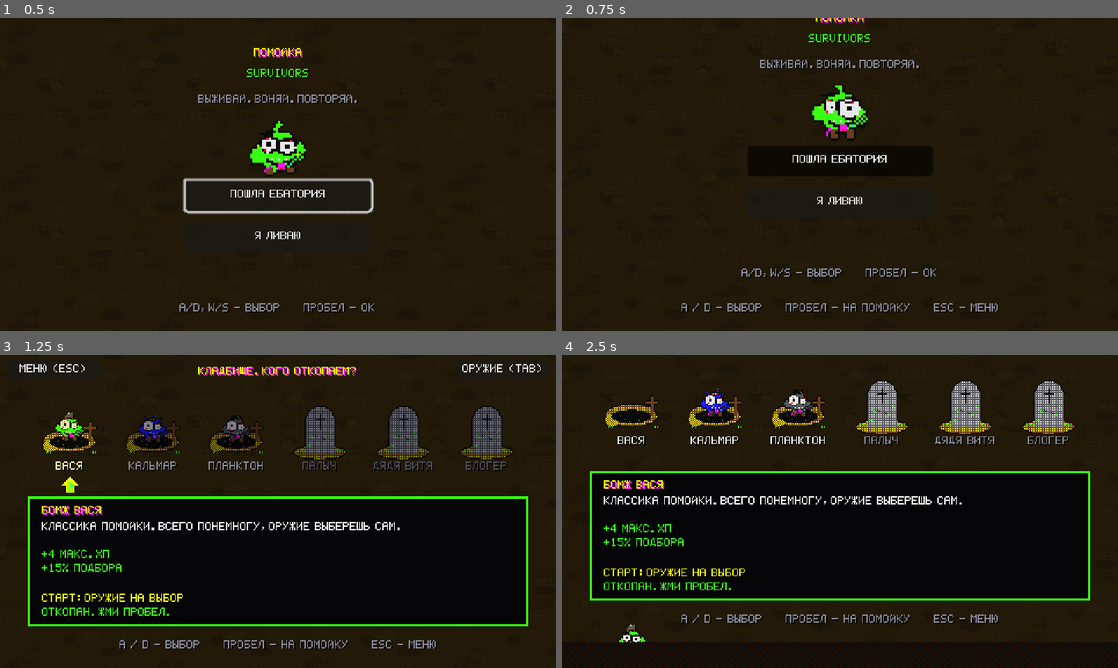
Above: before the commit, frames 1-4 (two rows, left to right).
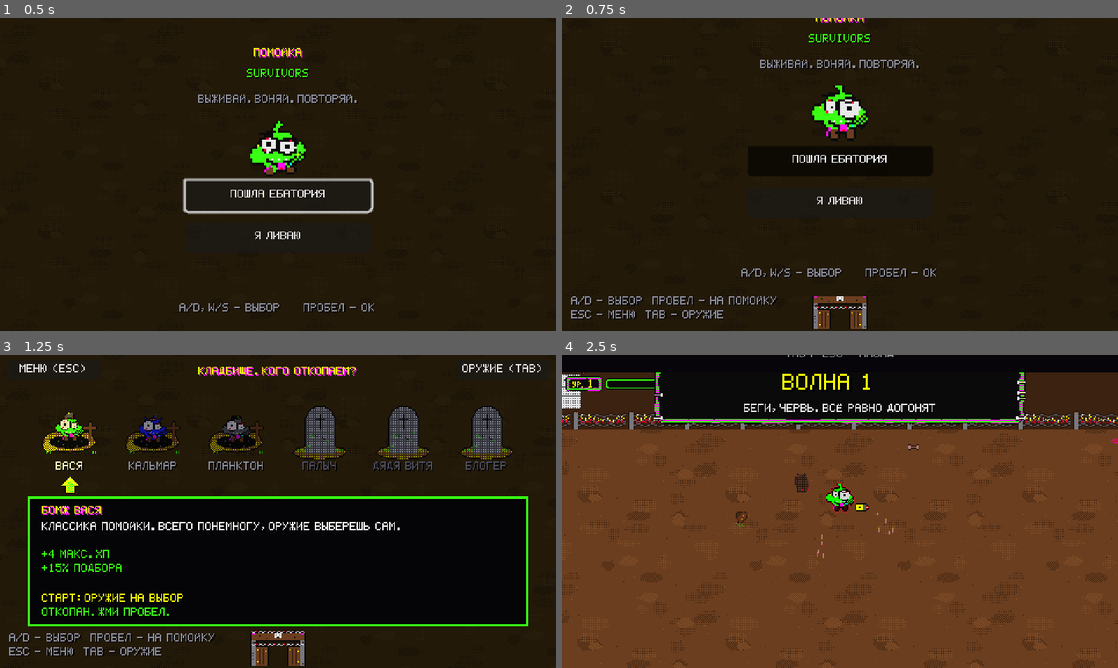
Above: after the commit, the same moments.

Repository: Gepackstuck/Stinky_Dumpster_Survivors
Game: Godot game, scene res://tools/smoke/flow_test.tscn
Two runs of this game, one before a commit and one after it. Both use one fixed random seed, a clock stepped at 60 frames per second and the inputs below. This scene is started directly instead of the project's main scene.
Inputs (mouse positions are in pixels of both pictures, inside the frame that each line leads up to):
- Up to frame 1 (0.5 s): no input
- Up to frame 2 (0.75 s): click "ПОШЛА ЕБАТОРИЯ" at 0.5 s
- Up to frame 3 (1.25 s): no input
- Up to frame 4 (2.5 s): tap Enter at 1.25 s; move the mouse to (962, 495) at 1.27 s; hold D (move_right) 1.28-2.03 s; tap Tab at 1.35 s; tap Space (ui_accept) at 1.52, 2.27 s; move the mouse to (728, 527) at 2.02 s; hold S (move_down) from 2.03 s (still down); tap R at 2.1 s

Frame 1 is identical in both runs. In frame 2, 2.1% of the frame differs, in the area x 1-79%, y 88-100%; in frame 3, 2.1%; in frame 4, 91%, in the area x 0-100%, y 0-100%.
Error after the commit: Cannot call method 'queue_free' on a previously freed instance. (res://tools/smoke/flow_runner.gd:25)

Commit message:
Ворота и бесшовная петля кладбище-арена, книга оружия непрозрачная
Co-Authored-By: Claude Sonnet 5.5 <noreply@anthropic.com>
Claude-Session: https://claude.ai/code/session_01GvQcLtpmeq9xDjqGAM3qCT

Diff:
--- a/scripts/autoload/scene_flow.gd
+++ b/scripts/autoload/scene_flow.gd
@@ -6,6 +6,7 @@
 const SLIDE_SEC: float = 0.55
 
 var _busy: bool = false
+var from_arena: bool = false   # на кладбище пришли через ворота арены: герой входит оттуда
 
 
 func _ready() -> void:
@@ -13,7 +14,9 @@
 	process_mode = Node.PROCESS_MODE_ALWAYS
 
 
-## direction: DOWN - камера едет вниз (старый кадр уходит вверх), UP - вверх, ZERO - просто затемнение.
+## Кладбище стоит ПОД ареной. direction: старый кадр уезжает в сторону, противоположную движению камеры:
+## на арену (камера вверх) старый кадр уходит ВНИЗ (передать Vector2.UP), с арены на кладбище - вверх (Vector2.DOWN).
+## Vector2.ZERO - просто затемнение.
 func go(path: String, direction: Vector2 = Vector2.DOWN) -> void:
 	if _busy:
 		return
--- a/scripts/levels/main_level.gd
+++ b/scripts/levels/main_level.gd
@@ -1,5 +1,7 @@
 extends ColorRect
 ## Корень уровня. Сбрасывает состояние забега, задаёт размер арены, ставит игрока в центр.
+
+const ENTER_SEC: float = 0.8
 
 @onready var _player: Node2D = $Player
 
@@ -11,14 +13,41 @@
 
 func _ready() -> void:
 	size = Vector2(Balance.ARENA_SIZE, Balance.ARENA_SIZE)
-	_player.position = size / 2.0
+	_enter_from_top()
 	add_child(CompanionManager.new())
+	EventBus.run_won.connect(_open_gate)
 	if not GameState.weapons.is_empty():
 		# у персонажа своё стартовое оружие: выдаём его и запускаем 1-ю волну без выбора
 		EventBus.weapons_changed.emit()
 		EventBus.perk_chosen.emit(StringName("w_" + String(GameState.weapons[0]["id"])))
 
 
+## Герой приходит сверху арены (с кладбища) и идёт к центру; пока идёт, управление заблокировано.
+func _enter_from_top() -> void:
+	var center: Vector2 = size / 2.0
+	_player.position = Vector2(center.x, 6.0)
+	var animator: FrameAnimatorComponent = _player.get_node_or_null("FrameAnimator") as FrameAnimatorComponent
+	_player.set_physics_process(false)
+	if animator != null:
+		animator.row = 2
+		animator.active = true
+	var tween: Tween = create_tween()
+	tween.tween_property(_player, "position", center, ENTER_SEC)
+	await tween.finished
+	_player.set_physics_process(true)
+
+
+## Босс убит: внизу арены открываются ворота на кладбище.
+func _open_gate() -> void:
+	get_tree().paused = false
+	var gate: Node2D = Node2D.new()
+	gate.set_script(preload("res://scripts/levels/win_gate.gd"))
+	gate.position = Vector2(size.x * 0.5, size.y)
+	add_child(gate)
+	HitFx.popup(get_tree(), _player.global_position + Vector2(0.0, -20.0), FlavorText.random_win(), Color(0.968627, 1.0, 0.0), 18.0, 2.5)
+	HitFx.popup(get_tree(), _player.global_position + Vector2(0.0, 8.0), "ВАЛИ В ВОРОТА ВНИЗУ", Color(0.2235, 1.0, 0.0784), 14.0, 3.0)
+
+
 func _unhandled_input(event: InputEvent) -> void:
 	if event.is_action_pressed(&"toggle_fullscreen"):
 		var is_full: bool = DisplayServer.window_get_mode() == DisplayServer.WINDOW_MODE_FULLSCREEN
--- /dev/null
+++ b/scripts/levels/win_gate.gd
@@ -0,0 +1,42 @@
+extends Node2D
+## Ворота на нижней границе арены: появляются после победы над боссом. Войдёшь - бесшовно выходишь на кладбище.
+
+const GRAVEYARD: String = "res://scenes/ui/graveyard.tscn"
+const HALF_WIDTH: float = 16.0
+
+var _player: Node2D = null
+var _done: bool = false
+var _time: float = 0.0
+var _hint: Label = null
+
+
+func _ready() -> void:
+	z_index = 4
+	var sprite: Sprite2D = Sprite2D.new()
+	sprite.texture = CharacterLibrary.load_texture("res://assets/sprites/gate.png")
+	sprite.texture_filter = CanvasItem.TEXTURE_FILTER_NEAREST
+	sprite.position = Vector2(0.0, -16.0)
+	add_child(sprite)
+	_hint = Label.new()
+	_hint.text = "ВЫХОД"
+	_hint.position = Vector2(-20.0, -44.0)
+	_hint.size = Vector2(40.0, 10.0)
+	_hint.horizontal_alignment = HORIZONTAL_ALIGNMENT_CENTER
+	_hint.add_theme_color_override(&"font_color", Color(0.968627, 1.0, 0.0))
+	_hint.add_theme_color_override(&"font_shadow_color", Color(1.0, 0.0627451, 0.941176))
+	_hint.add_theme_constant_override(&"shadow_offset_x", 1)
+	_hint.add_theme_constant_override(&"shadow_offset_y", 1)
+	add_child(_hint)
+	_player = get_tree().get_first_node_in_group(&"player") as Node2D
+
+
+func _process(delta: float) -> void:
+	_time += delta
+	_hint.modulate.a = 0.6 + 0.4 * sin(_time * 6.0)
+	if _done or _player == null:
+		return
+	var local: Vector2 = _player.global_position - global_position
+	if local.y > -14.0 and absf(local.x) < HALF_WIDTH:
+		_done = true
+		SceneFlow.from_arena = true
+		SceneFlow.go(GRAVEYARD, Vector2.DOWN)
--- a/scripts/systems/character_library.gd
+++ b/scripts/systems/character_library.gd
@@ -81,3 +81,11 @@
 		return load(path) as Texture2D
 	var image: Image = Image.load_from_file(ProjectSettings.globalize_path(path))
 	return ImageTexture.create_from_image(image) if image != null else null
+
+
+## Текстура по пути; если редактор ещё не импортировал свежий PNG - читаем файл напрямую.
+static func load_texture(path: String) -> Texture2D:
+	if ResourceLoader.exists(path):
+		return load(path) as Texture2D
+	var image: Image = Image.load_from_file(ProjectSettings.globalize_path(path))
+	return ImageTexture.create_from_image(image) if image != null else null
--- a/scripts/ui/death_screen.gd
+++ b/scripts/ui/death_screen.gd
@@ -101,7 +101,7 @@
 
 
 func _on_run_won() -> void:
-	_show_result(FlavorText.random_win())
+	pass   # победа: на арене открываются ворота (main_level.gd), панель не нужна
 
 
 func _show_result(title: String, died: bool = false) -> void:
@@ -119,7 +119,8 @@
 
 
 func _on_retry() -> void:
-	SceneFlow.go("res://scenes/ui/graveyard.tscn", Vector2.UP)
+	SceneFlow.from_arena = true
+	SceneFlow.go("res://scenes/ui/graveyard.tscn", Vector2.DOWN)
 
 
 ## Каждая смерть — новый фон: случайная рамка и случайные декорации с границы арены, кроме зоны панели.
--- a/scripts/ui/graveyard.gd
+++ b/scripts/ui/graveyard.gd
@@ -9,6 +9,9 @@
 const SCREEN: Vector2 = Vector2(480.0, 270.0)
 const WALK_SEC: float = 0.8   # герой вылезает из ямы и идёт вниз к арене
 const GRAVE_TOP: float = 34.0
+const GATE_POS: Vector2 = Vector2(240.0, 252.0)   # ворота на арену: внизу по центру (арена под кладбищем в бесконечной петле)
+var _gate_tex: Texture2D = CharacterLibrary.load_texture("res://assets/sprites/gate.png")
+const ARRIVE_SEC: float = 1.0
 const GRAVE_STEP: float = 72.0
 const GRAVE_W: float = 48.0
 const GROUND: Texture2D = preload("res://assets/sprites/ground_tile.png")
@@ -41,6 +44,10 @@
 var _book: Control = null
 var _walker: Node2D = null
 var _walk_time: float = 0.0
+var _walk_from: Vector2 = Vector2.ZERO
+var _arriving: bool = false
+var _speech: Label = null
+var _speech_left: float = 0.0
 
 
 func _ready() -> void:
@@ -62,6 +69,20 @@
 	_build_menu_button()
 	_refresh()
 	Profile.announce(_fresh)
+	if SceneFlow.from_arena and Profile.is_unlocked(_ids[_selected]):
+		SceneFlow.from_arena = false
+		_start_arrival.call_deferred()
+
+
+## Герой вернулся с арены: выходит из ворот и идёт к своей яме.
+func _start_arrival() -> void:
+	_leaving = true
+	_arriving = true
+	_walker = _sitters[_selected]
+	_walk_from = Vector2(240.0, -24.0)   # приходит сверху экрана
+	_say("ОХ БЛЯТЬ")
+	_walk_time = 0.0
+	_arrow.hide()
 
 
 func _build_menu_button() -> void:
@@ -96,6 +117,14 @@
 		SceneFlow.go(MENU_SCENE, Vector2.UP)
 
 
+## Реплика героя над головой (исчезает сама).
+func _say(text: String) -> void:
+	var label: Label = _label(text, Vector2(0.0, 0.0), 80.0, YELLOW, HORIZONTAL_ALIGNMENT_CENTER)
+	label.z_index = 30
+	_speech = label
+	_speech_left = 1.4
+
+
 func _build_background() -> void:
 	var back: ColorRect = ColorRect.new()
 	back.color = Color(0.05, 0.07, 0.05)
@@ -111,6 +140,12 @@
 	ground.size = SCREEN
 	ground.mouse_filter = Control.MOUSE_FILTER_IGNORE
 	add_child(ground)
+	var gate: TextureRect = TextureRect.new()
+	gate.texture = _gate_tex
+	gate.texture_filter = CanvasItem.TEXTURE_FILTER_NEAREST
+	gate.position = GATE_POS - _gate_tex.get_size() * 0.5
+	gate.mouse_filter = Control.MOUSE_FILTER_IGNORE
+	add_child(gate)
 
 
 func _label(text: String, pos: Vector2, width: float, color: Color, align: HorizontalAlignment = HORIZONTAL_ALIGNMENT_LEFT) -> Label:
@@ -217,7 +252,7 @@
 	_minus = _label("", Vector2(244.0, 168.0), 200.0, RED)
 	_weapon = _label("", Vector2(36.0, 206.0), 408.0, YELLOW)
 	_status = _label("", Vector2(36.0, 218.0), 408.0, GREEN)
-	_hint = _label("A / D - ВЫБОР     ПРОБЕЛ - НА ПОМОЙКУ     ESC - МЕНЮ", Vector2(0.0, 246.0), SCREEN.x, GREY, HORIZONTAL_ALIGNMENT_CENTER)
+	_hint = _label("A/D - ВЫБОР  ПРОБЕЛ - НА ПОМОЙКУ\nESC - МЕНЮ  TAB - ОРУЖИЕ", Vector2(8.0, 240.0), 200.0, GREY)
 
 
 func _input(event: InputEvent) -> void:
@@ -269,6 +304,7 @@
 	GameState.character = id
 	_leaving = true
 	_walker = _sitters[_selected]
+	_walk_from = _walker.global_position
 	_walk_time = 0.0
 	_arrow.hide()
 	await get_tree().create_timer(WALK_SEC).timeout
@@ -306,13 +342,34 @@
 
 func _process(delta: float) -> void:
 	_time += delta
+	if _speech != null:
+		_speech_left -= delta
+		if _speech_left <= 0.0:
+			_speech.queue_free()
+			_speech = null
 	if _walker != null:
 		_walk_time += delta
 		_walker.z_index = 20
-		_walker.position.y = 30.0 + _walk_time * 260.0
+		var span: float = ARRIVE_SEC if _arriving else WALK_SEC
+		var t: float = clampf(_walk_time / span, 0.0, 1.0)
+		var rest: Vector2 = _graves[_selected].position + Vector2(GRAVE_W * 0.5, 30.0)
+		var gate_point: Vector2 = GATE_POS + Vector2(0.0, 10.0)
+		var from: Vector2 = _walk_from
+		var to: Vector2 = rest if _arriving else gate_point
+		_walker.global_position = (from.lerp(to, t)).round()
+		if _speech != null:
+			_speech.position = _walker.global_position + Vector2(-40.0, -26.0)
+		_walker.scale = Vector2.ONE if _arriving else Vector2.ONE * (1.0 - 0.4 * t)
 		var body: Sprite2D = _walker.get_child(0) as Sprite2D
 		if body != null:
-			body.frame = 8 + int(_walk_time * 10.0) % 4
+			body.frame = (8 + int(_walk_time * 10.0) % 4) if t < 1.0 or not _arriving else 8
+		if _arriving and t >= 1.0:
+			_arriving = false
+			_leaving = false
+			_walker.scale = Vector2.ONE
+			_walker.z_index = 0
+			_walker = null
+			_arrow.show()
 		return
 	for i: int in _graves.size():
 		var chosen: bool = i == _selected
--- a/scripts/ui/weapon_book.gd
+++ b/scripts/ui/weapon_book.gd
@@ -11,10 +11,12 @@
 
 
 func _ready() -> void:
-	set_anchors_preset(Control.PRESET_FULL_RECT)
+	size = Vector2(480.0, 270.0)
+	mouse_filter = Control.MOUSE_FILTER_STOP
+	z_index = 100
 	var back: ColorRect = ColorRect.new()
-	back.color = Color(0.03, 0.02, 0.04, 0.97)
-	back.set_anchors_preset(Control.PRESET_FULL_RECT)
+	back.color = Color(0.03, 0.02, 0.04, 1.0)
+	back.size = Vector2(480.0, 270.0)
 	add_child(back)
 	_text("ОРУЖИЕ. ЧТО ОТКРЫТО, ЧТО НЕТ", Vector2(0.0, 8.0), 480.0, YELLOW, HORIZONTAL_ALIGNMENT_CENTER)
 	var ids: Array[StringName] = []
--- a/tools/smoke/flow_runner.gd
+++ b/tools/smoke/flow_runner.gd
@@ -1,29 +1,51 @@
 extends Node
-## Сам прогон цикла экранов (живёт в корне, переживает смену сцен).
+## Прогон цикла экранов (живёт в корне, переживает смену сцен). Кадры кладёт в tools/_preview/flow_*.png.
 
 
 func _ready() -> void:
 	_run.call_deferred()
 
 
+func _shot(label: String) -> void:
+	await RenderingServer.frame_post_draw
+	get_viewport().get_texture().get_image().save_png(ProjectSettings.globalize_path("res://tools/_preview/flow_%s.png" % label))
+
+
 func _run() -> void:
-	await get_tree().create_timer(1.5).timeout
-	print("FLOW menu: ", get_tree().current_scene.name)
+	await get_tree().create_timer(1.0).timeout
+	_shot("menu")
 	SceneFlow.go("res://scenes/ui/graveyard.tscn", Vector2.DOWN)
-	await get_tree().create_timer(1.2).timeout
+	await get_tree().create_timer(1.0).timeout
 	print("FLOW graveyard: ", get_tree().current_scene.name)
+	_shot("graveyard")
 	var book: Control = preload("res://scripts/ui/weapon_book.gd").new()
 	get_tree().current_scene.add_child(book)
-	await get_tree().create_timer(0.5).timeout
+	await get_tree().create_timer(0.4).timeout
+	_shot("book")
 	book.queue_free()
 	GameState.character = &"hobo"
-	SceneFlow.go("res://scenes/levels/main.tscn", Vector2.DOWN)
-	await get_tree().create_timer(3.0).timeout
+	SceneFlow.go("res://scenes/levels/main.tscn", Vector2.UP)
+	await get_tree().create_timer(0.3).timeout
+	_shot("transition")
+	await get_tree().create_timer(2.5).timeout
 	print("FLOW arena: ", get_tree().current_scene.name)
-	SceneFlow.go("res://scenes/ui/graveyard.tscn", Vector2.UP)
+	get_tree().paused = false
 	await get_tree().create_timer(1.2).timeout
+	EventBus.run_won.emit()
+	get_tree().paused = false
+	await get_tree().create_timer(0.5).timeout
+	var player: Node2D = get_tree().get_first_node_in_group(&"player") as Node2D
+	player.global_position = Vector2(260.0, 300.0)
+	_shot("gate_arena")
+	player.global_position = Vector2(260.0, 516.0)
+	await get_tree().create_timer(0.3).timeout
+	_shot("to_graveyard")
+	await get_tree().create_timer(0.9).timeout
 	print("FLOW back: ", get_tree().current_scene.name)
+	_shot("arrival")
+	await get_tree().create_timer(1.6).timeout
+	_shot("arrived")
 	SceneFlow.go("res://scenes/ui/main_menu.tscn", Vector2.UP)
-	await get_tree().create_timer(1.2).timeout
+	await get_tree().create_timer(1.0).timeout
 	print("FLOW DONE ", get_tree().current_scene.name)
 	get_tree().quit()
Binary file added: assets/sprites/gate.png
Not shown, added: assets/sprites/player_blogger.png.import
Not shown, added: assets/sprites/player_clerk.png.import
Not shown, added: assets/sprites/player_hobo.png.import
Not shown, added: assets/sprites/player_janitor.png.import
Not shown, added: assets/sprites/player_squid.png.import
Not shown, added: assets/sprites/player_uncle_vitya.png.import
Not shown, added: scripts/autoload/scene_flow.gd.uid
Not shown, added: scripts/systems/outline_fx.gd.uid
Not shown, added: scripts/ui/main_menu.gd.uid
Not shown, added: scripts/ui/weapon_book.gd.uid
Not shown, added: tools/smoke/flow_runner.gd.uid
(and 4 more such lines)
